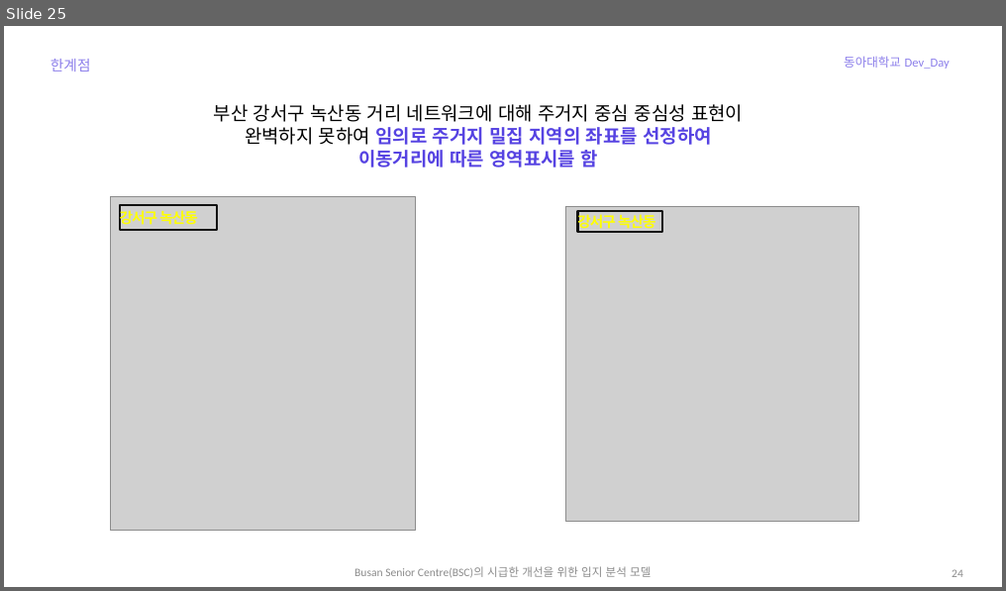
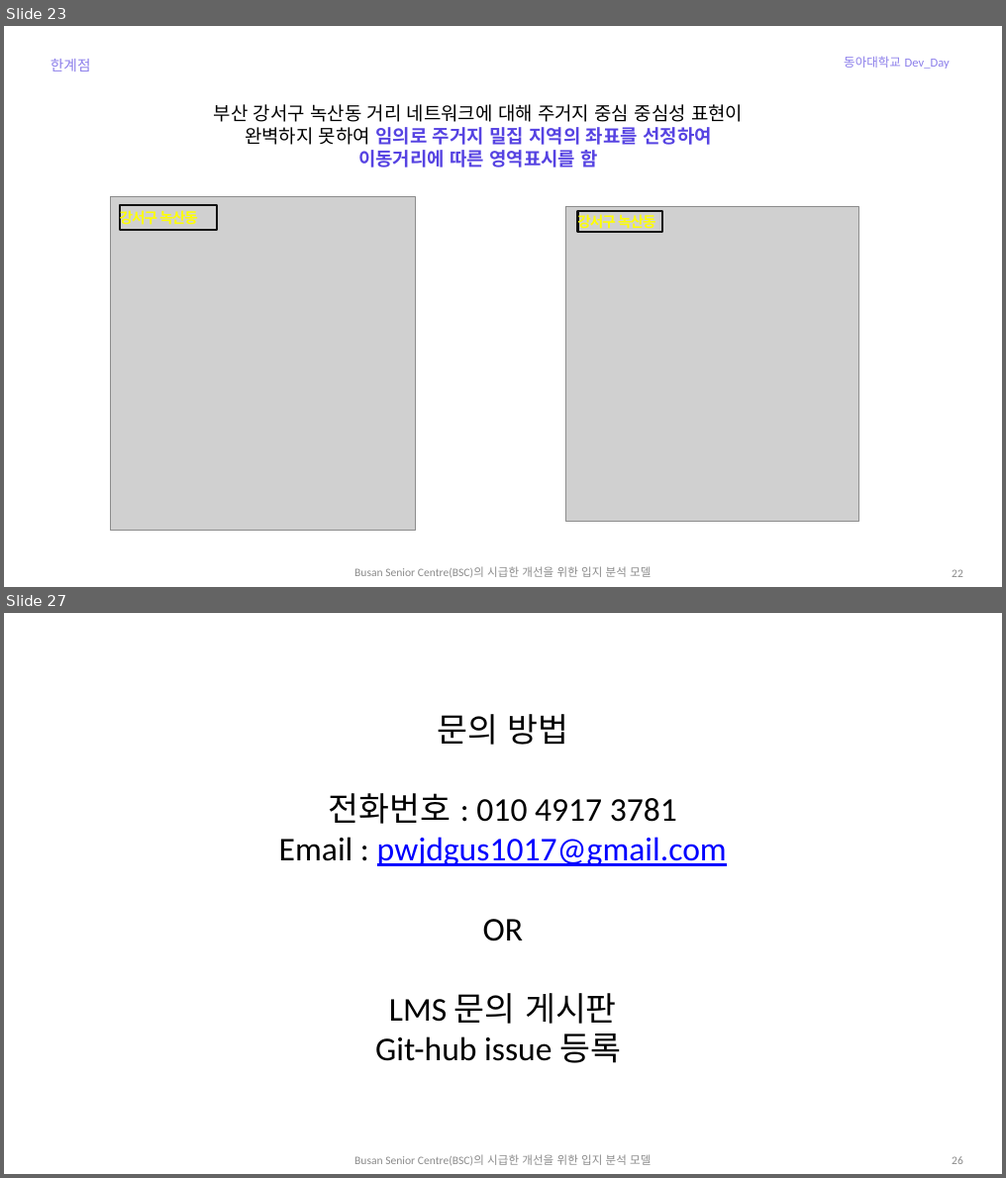
Before and after one commit to jhparkland/Data_Analytics_for_Age_friendly_busan, a slide deck: PPT/Busan_Senior_Center(BSC)의_시급한_개선을_위한_입지_분석_모델_발표.pptx. Shown one above the other, each under a label of ours: slide 25 before the commit, slides 23 and 27 after it; the slides between them are not shown. The pictures are 1006x591 and 1006x1178 pixels, drawn with LibreOffice and Linux fonts; fonts in the diff are those of the drawing; grey boxes stand for pictures. Boxes give left, top, right and bottom in pixels: in the first picture for what was removed or moved away, otherwise in the second. Text is boxed around its words. In the diff, an @@ line names an element or a change of style, - is before the commit and + after.

```diff
--- a/PPT/Busan_Senior_Center(BSC)의_시급한_개선을_위한_입지_분석_모델_발표.pptx
+++ b/PPT/Busan_Senior_Center(BSC)의_시급한_개선을_위한_입지_분석_모델_발표.pptx
@@ slide 27 added at [4,613,1002,1174], background #FFFFFF @@
@@ text added at [279,714,727,1063], 32 pt, text #000000 @@
+문의 방법
+전화번호 : 010 4917 3781
+Email : pwjdgus1017@gmail.com
+OR
+LMS 문의 게시판
+Git-hub issue 등록
@@ text added at [354,1155,650,1166], 11 pt, text #8C8C8C @@
+Busan Senior Centre(BSC)의 시급한 개선을 위한 입지 분석 모델
@@ page number added at [951,1157,963,1164], 11 pt, text #8C8C8C @@
+26
@@ what was slide 25 is now slide 23 @@
@@ page number at [951,570,963,577]: text changed @@
-24
+22
```
Also in this commit, not shown: 1 slide changed, 3 other slides added, 3 slides removed.
